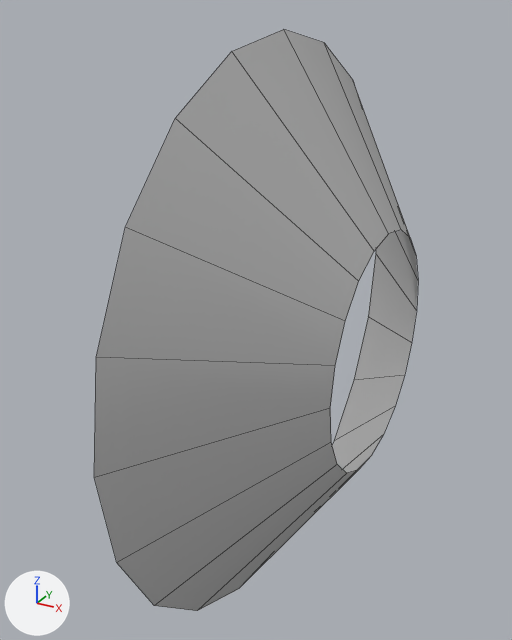
The FBX model TinySummer_Project/Content/Assets/Animations/VFX/MuzzleFlash/MESH_muzzleFlash2.fbx, before and after one commit.
Before and after are seen from a 50 mm lens placed at (0.0458, -0.1422, 0.0724), pointed at (-0.0288, -0.0065, 0.0046). Arrows for +X, +Y and +Z are at lower left; the lights stay in place. Mesh edges are drawn as thin lines. Where no turn or scale is listed for an object, it has been applied to the vertices.

Names of what the first picture shows: 'MESH_muzzleFlash2'.
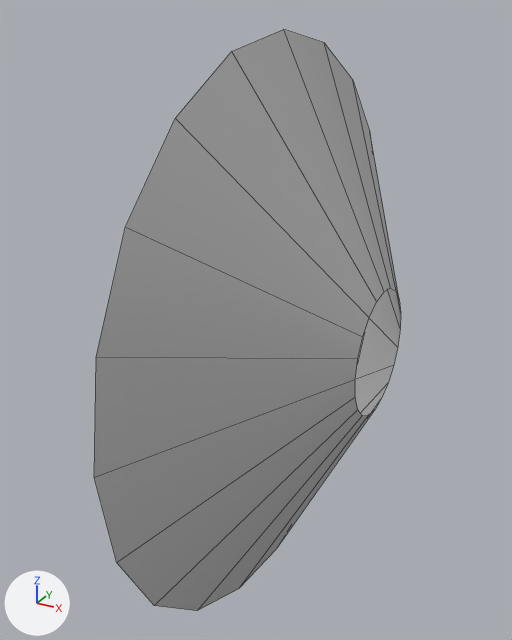
Commit message: smoke added for muzzle flash

Pixel boxes (x1, y1, x2, y2) of what changed, in the pictures (512 x 640 px):
'MESH_muzzleFlash2', reshaped
    before: (94, 29, 418, 611)
    after: (94, 29, 401, 611)

The edits, one by one:
me_mesh has 40 vertices, 20 faces and spans x -0.0258..0.0, y -0.0685..0.0685, z -0.0685..0.0685.
me_mesh is used by ob_mesh_muzzleflash2; location (0.0, 0.0, 0.0).
me_mesh part 1: all 20 vertices in x 0.0, y -0.0283..0.0283, z -0.0283..0.0283 are scaled about their middle by (1, 0.529, 0.529).
